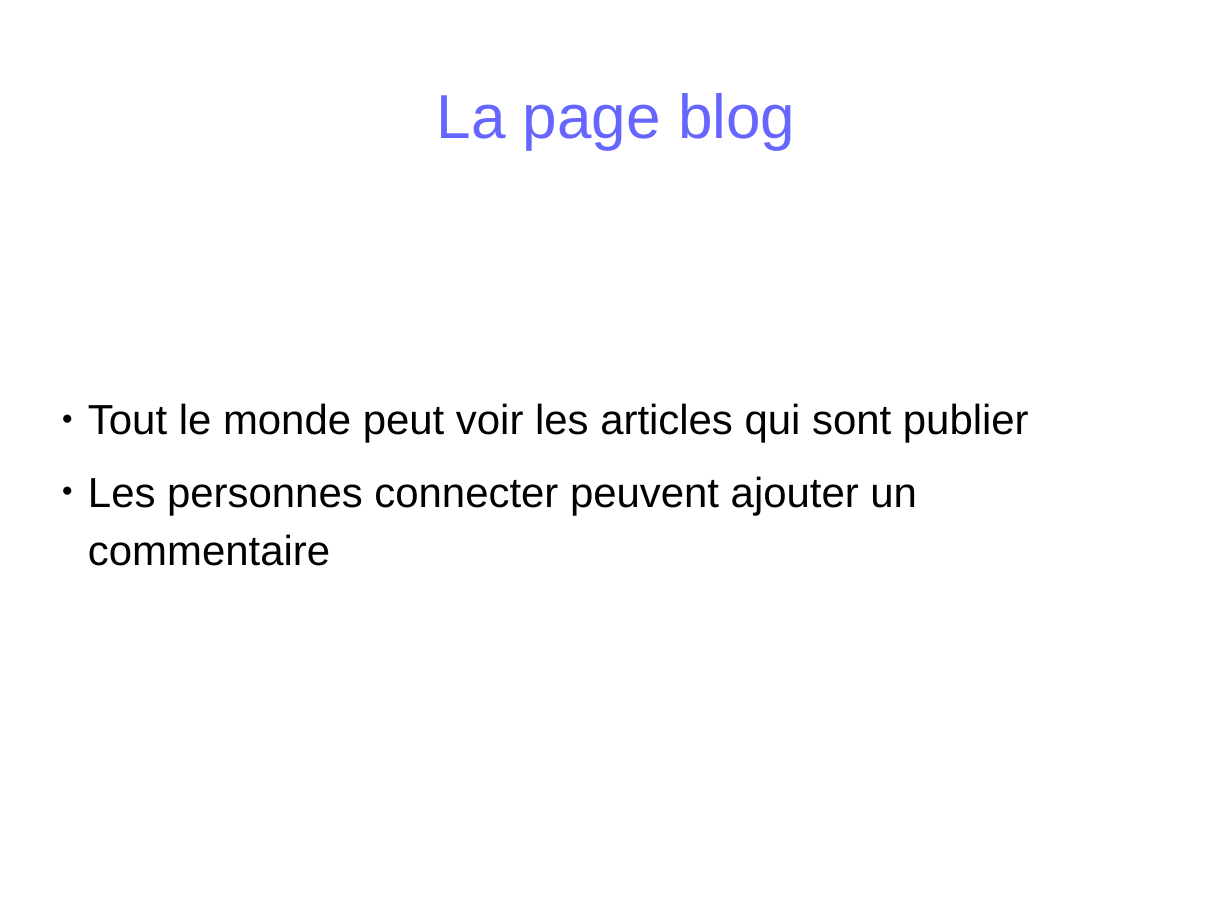
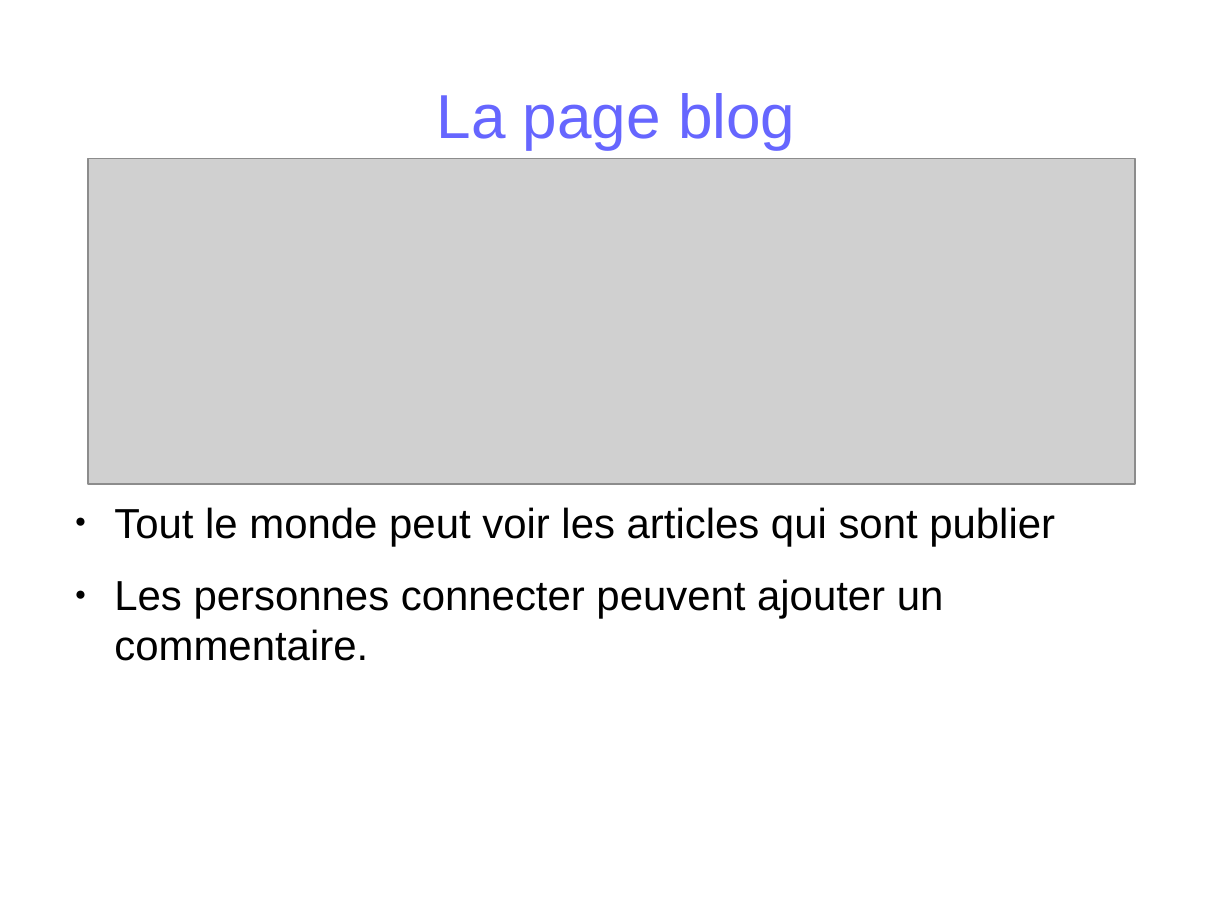
Before and after one commit to virginiecreus/Bac, a slide deck: slide 5 of powerpoint_de_présentation.odp. Drawn at 1232x924 pixels with LibreOffice and Linux fonts; fonts in the diff are those of the drawing; grey boxes stand for pictures. Boxes give left, top, right and bottom in pixels: in the first picture for what was removed or moved away, otherwise in the second. Text is boxed around its words. In the diff, an @@ line names an element or a change of style, - is before the commit and + after.

```diff
--- a/powerpoint_de_présentation.odp
+++ b/powerpoint_de_présentation.odp
@@ picture added at box(88, 159, 1136, 484) @@
@@ text "Tout le monde peut voir ...": place and size @@
-text "Tout le monde peut voir ..." at box(88, 403, 1029, 566)
+text "Tout le monde peut voir ..." at box(114, 507, 1055, 661)
@@ text "Tout le monde peut voir ..." at box(114, 507, 1055, 661): vertical alignment middle to top @@
@@ text at box(114, 507, 1055, 546): indent changed @@
@@ text at box(114, 579, 944, 661): text changed @@
-● Les personnes connecter peuvent ajouter un commentaire
+● Les personnes connecter peuvent ajouter un commentaire.
```
Also in this commit, not shown: 2 other slides changed, 6 slides added.
